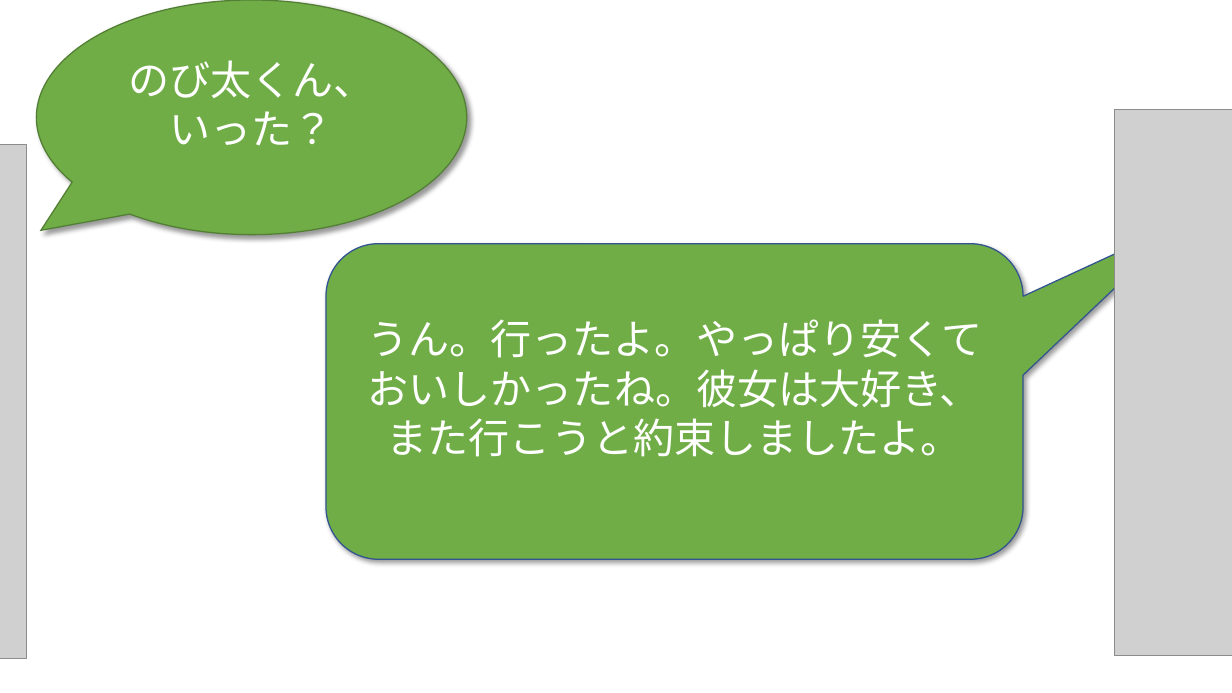
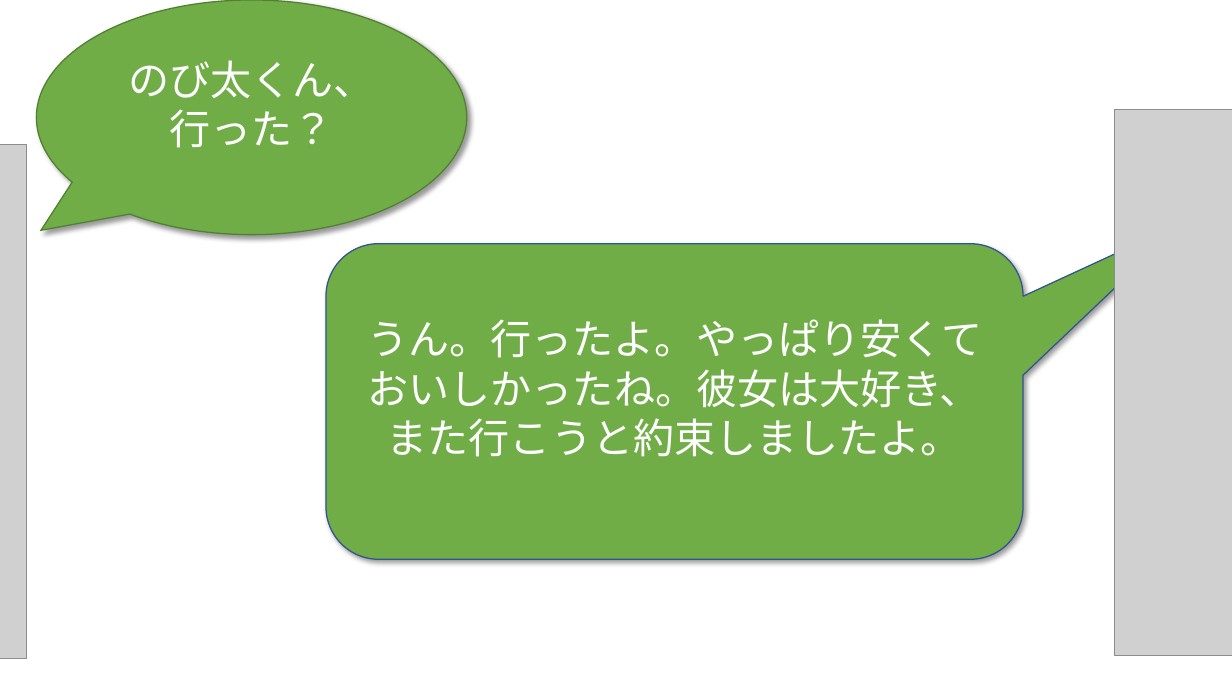
Before and after one commit to phuchung97/phuchung97.github.io, a slide deck: slide 6 of design/story.pptx. Drawn at 1232x693 pixels with LibreOffice and Linux fonts; fonts in the diff are those of the drawing; grey boxes stand for pictures; background and template pictures are left out. Boxes give left, top, right and bottom in pixels: in the first picture for what was removed or moved away, otherwise in the second. Text is boxed around its words. In the diff, an @@ line names an element or a change of style, - is before the commit and + after.

```diff
--- a/design/story.pptx
+++ b/design/story.pptx
@@ text in speech bubble at (128,60,374,148): text changed @@
-のび太くん、いった？
+のび太くん、行った？
```
Also in this commit, not shown: 7 other slides changed, 14 other files.
